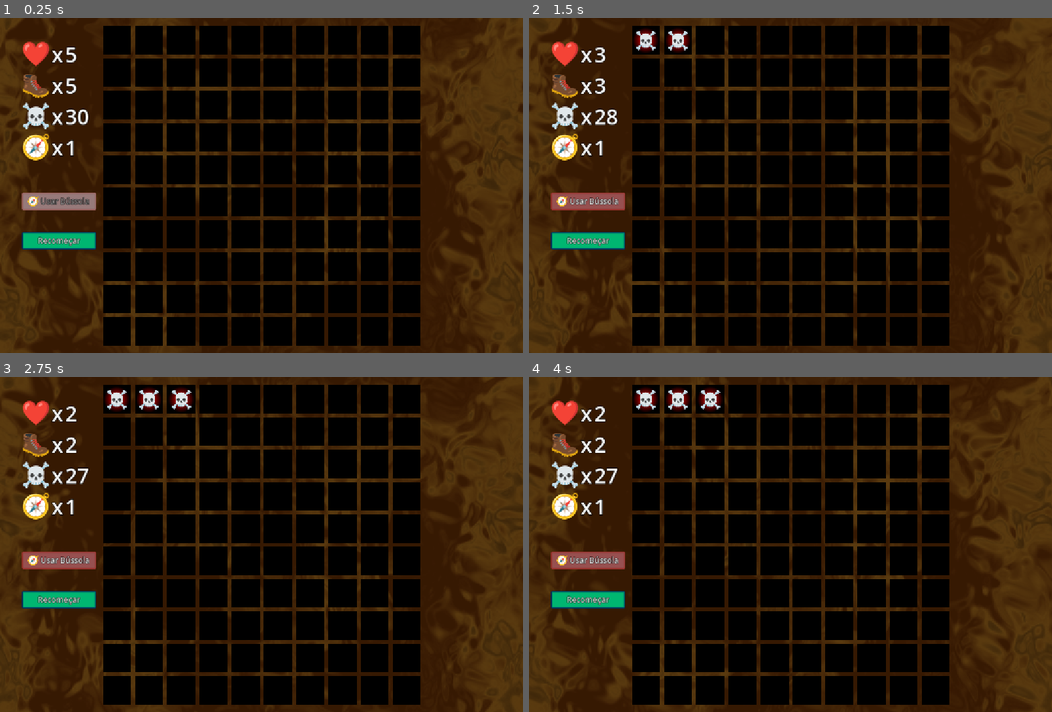
Above: before the commit, frames 1-4 (two rows, left to right).
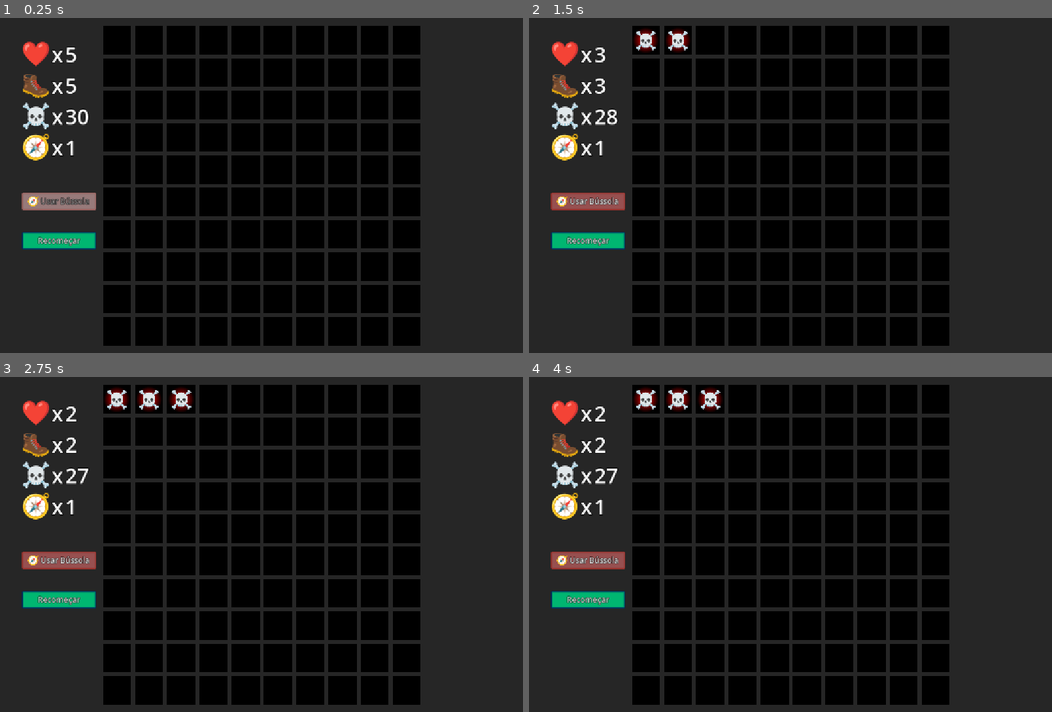
Above: after the commit, the same moments.

Repository: EduardoLemos567/IlhaDaNevoa
Game: Godot game, scene res://Main.tscn
Two runs of this game, one before a commit and one after it. Both use one fixed random seed, a clock stepped at 60 frames per second and the inputs below.
Inputs (mouse positions are in pixels of both pictures, inside the frame that each line leads up to):
- Up to frame 1 (0.25 s): no input
- Up to frame 2 (1.5 s): click (644, 41) at 0.52 s; click (675, 41) at 1.27 s
- Up to frame 3 (2.75 s): click (183, 400) at 2.02 s
- Up to frame 4 (4 s): no input

The runs differ from the first frame. In frame 1, 51% of the frame differs, in the area x 0-100%, y 0-100%; in frame 2, 51%; in frame 3, 51%; in frame 4, 51%.

Commit message:
Cosnertei um bug ao mostrar o banner final, não estava atualizando as informações do jogo (passos).

Diff:
--- a/Main.tscn
+++ b/Main.tscn
@@ -1,58 +1,9 @@
-[gd_scene load_steps=10 format=3 uid="uid://be1ydm33tkxq0"]
+[gd_scene load_steps=5 format=3 uid="uid://be1ydm33tkxq0"]
 
 [ext_resource type="PackedScene" uid="uid://djs6huheci0at" path="res://Prefabs/Celula.tscn" id="1_glv2v"]
 [ext_resource type="Script" uid="uid://bm5c6w365y3dv" path="res://Scripts/ControleJogo.gd" id="1_uu6xs"]
 [ext_resource type="Resource" uid="uid://dx8kectmgb7s2" path="res://ConfiguracaoInicial.tres" id="2_cm0pq"]
 [ext_resource type="PackedScene" uid="uid://bbykhsslyfdc5" path="res://Prefabs/UiJogo.tscn" id="4_cm0pq"]
-
-[sub_resource type="Shader" id="Shader_cm0pq"]
-code = "shader_type canvas_item;
-
-// Uniforms - these can be adjusted in the inspector
-uniform float speed : hint_range(0.0, 5.0) = 1.0;
-uniform float distortion_strength : hint_range(0.0, 0.1) = 0.02;
-uniform vec2 wave_size = vec2(50.0, 30.0);
-
-// Time-based sine wave function for organic movement
-float sineWave(vec2 position, float time, float frequency, float wave_speed) {
-    return sin(position.x * frequency + time * wave_speed) *
-           sin(position.y * frequency * 0.7 + time * wave_speed * 0.7);
-}
-
-void fragment() {
-    float time = TIME * speed;
-    float wave1 = sineWave(UV * wave_size, time, 0.133, 1.5);
-    float wave2 = sineWave(UV * wave_size * 1.3, time * 0.5, 0.133, 1.2);
-    float wave3 = sineWave(UV * wave_size * 0.7, time * 1.2, 1.33, 0.9);
-    float combined_wave = (wave1 + wave2 + wave3) / 3.0;
-
-    vec2 distorted_uv = UV + vec2(combined_wave, combined_wave * 0.7) * distortion_strength;
-
-    COLOR = texture(TEXTURE, distorted_uv);
-}"
-
-[sub_resource type="ShaderMaterial" id="ShaderMaterial_fos0i"]
-shader = SubResource("Shader_cm0pq")
-shader_parameter/speed = 1.5
-shader_parameter/distortion_strength = 0.05
-shader_parameter/wave_size = Vector2(50, 30)
-
-[sub_resource type="Gradient" id="Gradient_cm0pq"]
-offsets = PackedFloat32Array(0, 0.276596, 0.62766)
-colors = PackedColorArray(0.156958, 0.0914278, 0.0204254, 1, 0.353388, 0.230264, 0.0625485, 1, 0.214736, 0.0981161, 0.0116884, 1)
-
-[sub_resource type="FastNoiseLite" id="FastNoiseLite_fos0i"]
-noise_type = 3
-offset = Vector3(409.64, 238.6, 0)
-domain_warp_enabled = true
-domain_warp_amplitude = 100.0
-domain_warp_fractal_octaves = 1
-
-[sub_resource type="NoiseTexture2D" id="NoiseTexture2D_3dxm6"]
-height = 256
-seamless = true
-color_ramp = SubResource("Gradient_cm0pq")
-noise = SubResource("FastNoiseLite_fos0i")
 
 [node name="ControleJogo" type="Control" node_paths=PackedStringArray("grid", "ui_jogo")]
 layout_mode = 3
@@ -66,17 +17,6 @@
 celula_prefab = ExtResource("1_glv2v")
 grid = NodePath("GridDeCelulas")
 ui_jogo = NodePath("UiJogo")
-
-[node name="Fundo" type="TextureRect" parent="."]
-texture_repeat = 2
-material = SubResource("ShaderMaterial_fos0i")
-layout_mode = 1
-anchors_preset = 15
-anchor_right = 1.0
-anchor_bottom = 1.0
-grow_horizontal = 2
-grow_vertical = 2
-texture = SubResource("NoiseTexture2D_3dxm6")
 
 [node name="GridDeCelulas" type="GridContainer" parent="."]
 layout_mode = 1
--- a/Scripts/ControleJogo.gd
+++ b/Scripts/ControleJogo.gd
@@ -115,6 +115,7 @@
 
 
 func ganhou() -> void:
+	ui_jogo.atualizar_textos(configuracao_atual, configuracao_inicial.bussolas > 0)
 	ui_jogo.travar_fundo()
 	mostra_tudo()
 	await get_tree().create_timer(2).timeout
@@ -123,6 +124,7 @@
 
 
 func perdeu(motivo : MOTIVO_DERROTA) -> void:
+	ui_jogo.atualizar_textos(configuracao_atual, configuracao_inicial.bussolas > 0)
 	ui_jogo.travar_fundo()
 	mostra_tudo()
 	await get_tree().create_timer(2).timeout
